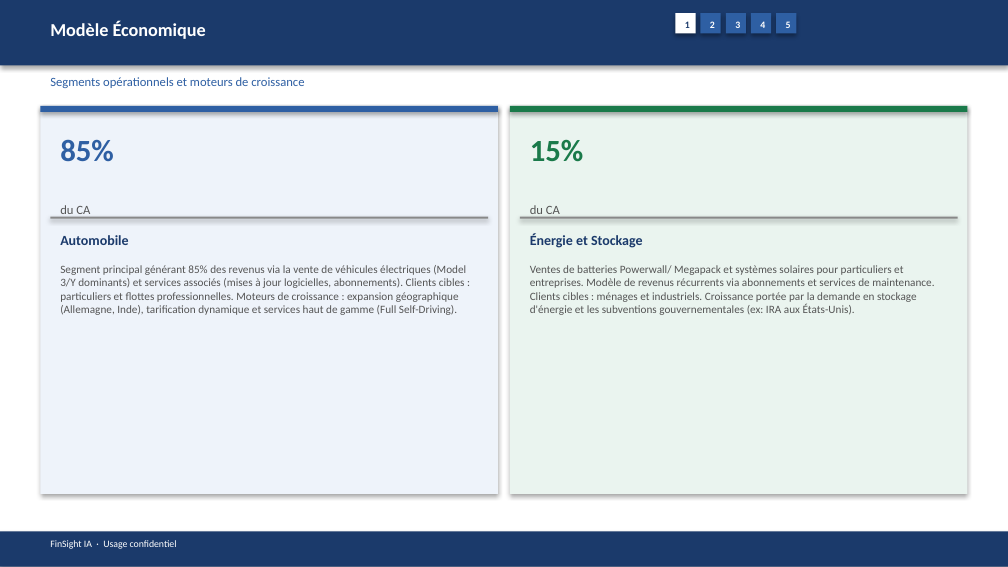
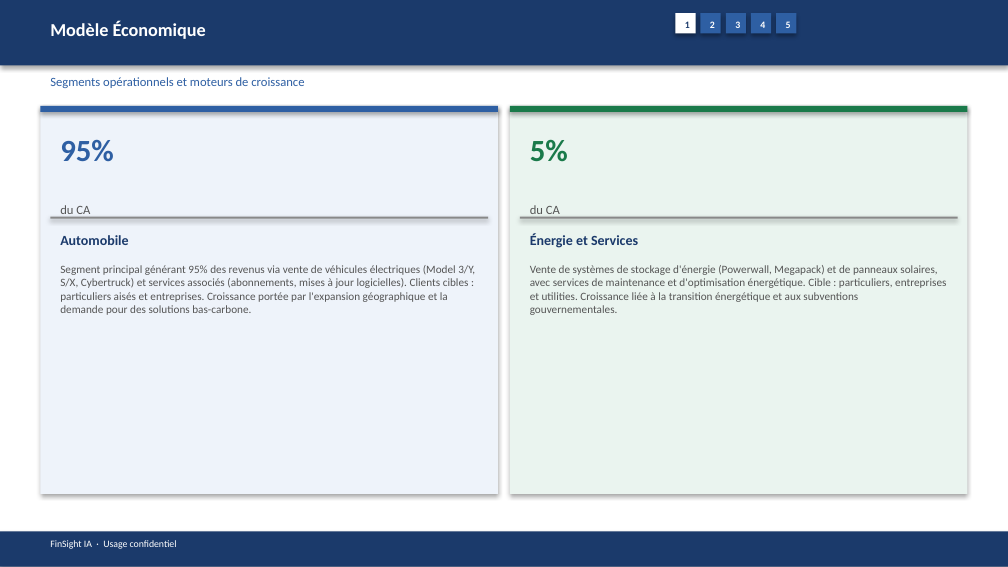
Before and after one commit to baptistejeh07-art/finsight-ia, a slide deck: slide 6 of preview/TSLA/TSLA_pitchbook.pptx. Drawn at 1008x567 pixels with LibreOffice and Linux fonts; fonts in the diff are those of the drawing. Boxes give left, top, right and bottom in pixels: in the first picture for what was removed or moved away, otherwise in the second. Text is boxed around its words. In the diff, an @@ line names an element or a change of style, - is before the commit and + after.

```diff
--- a/preview/TSLA/TSLA_pitchbook.pptx
+++ b/preview/TSLA/TSLA_pitchbook.pptx
@@ text at box(60, 140, 114, 162): text changed @@
-85%
+95%
@@ text at box(530, 139, 568, 162): text changed @@
-15%
+5%
@@ text at box(530, 234, 638, 248): text changed @@
-Énergie et Stockage
+Énergie et Services
@@ text at box(60, 265, 475, 315): text changed @@
-Segment principal générant 85% des revenus via la vente de véhicules électriques (Model 3/Y dominants) et services associés (mises à jour logicielles, abonnements). Clients cibles : particuliers et flottes professionnelles. Moteurs de croissance : expansion géographique (Allemagne, Inde), tarification dynamique et services haut de gamme (Full Self-Driving).
+Segment principal générant 95% des revenus via vente de véhicules électriques (Model 3/Y, S/X, Cybertruck) et services associés (abonnements, mises à jour logicielles). Clients cibles : particuliers aisés et entreprises. Croissance portée par l'expansion géographique et la demande pour des solutions bas-carbone.
@@ text at box(530, 265, 946, 315): text changed @@
-Ventes de batteries Powerwall/ Megapack et systèmes solaires pour particuliers et entreprises. Modèle de revenus récurrents via abonnements et services de maintenance. Clients cibles : ménages et industriels. Croissance portée par la demande en stockage d'énergie et les subventions gouvernementales (ex: IRA aux États-Unis).
+Vente de systèmes de stockage d'énergie (Powerwall, Megapack) et de panneaux solaires, avec services de maintenance et d'optimisation énergétique. Cible : particuliers, entreprises et utilities. Croissance liée à la transition énergétique et aux subventions gouvernementales.
```
Also in this commit, not shown: 17 other slides changed, 4 other files.
